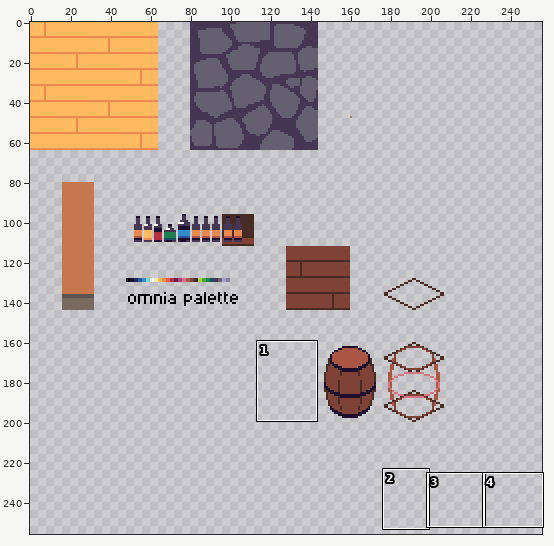
A pixel-art file gets an edit: Assets/Textures/Terrains/Workspace.aseprite. The first picture is a wide view before the edit; the outline marks the close-up.
Close-up. Before the edit:
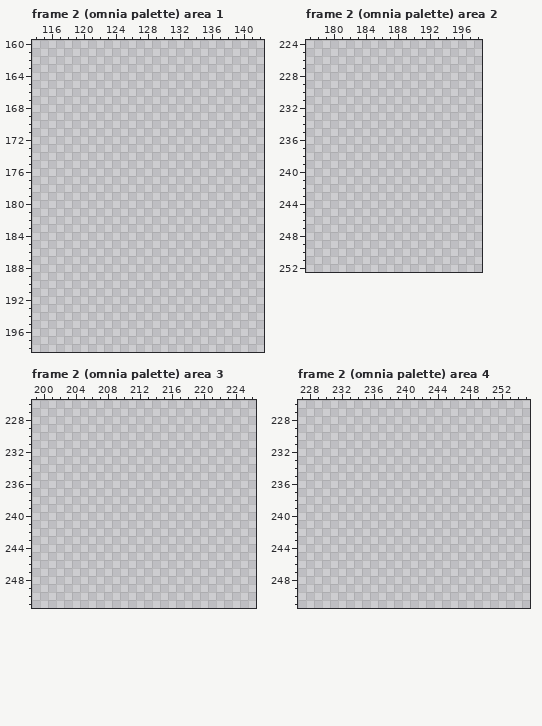
256x256 pixels, 2 frames. Colours within 5 levels of each other are drawn and written as one. Shown: frame 2 (omnia palette) area 1: x 114..142, y 160..198; frame 2 (omnia palette) area 2: x 177..198, y 224..252; frame 2 (omnia palette) area 3: x 199..226, y 226..251; frame 2 (omnia palette) area 4: x 227..255, y 226..251. The commit also changed other frames or places, which this record leaves out.
After the commit:
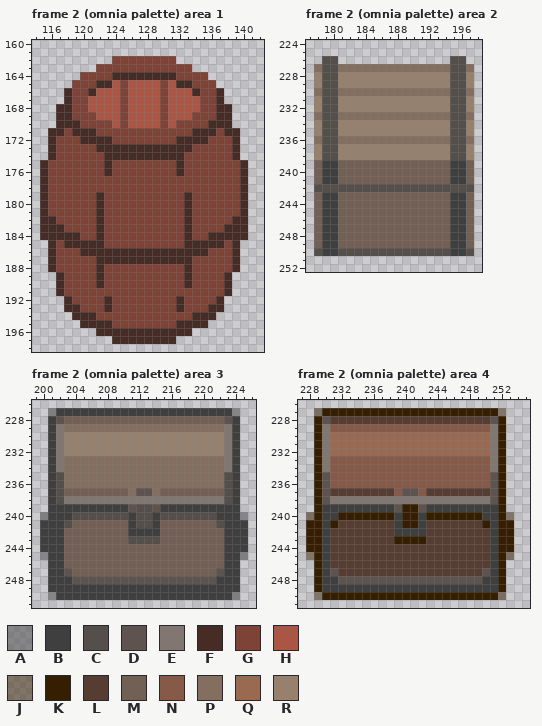
Palette (. is transparent): A #3f3f3f7f  B #3f3f3f  C #544f4b  D #5e534f  E #817670  F #472c26  G #7f4236  H #ab5645  J #361e0080  K #361e00  L #573d31  M #736055  N #865a46  P #836e5f  Q #996952  R #97816d
Edits made:
--- frame 2 (omnia palette) area 1
@@ x 114..142 @@
 161 .............................
-162 .............................
-163 .............................
-164 .............................
-165 .............................
-166 .............................
-167 .............................
-168 .............................
-169 .............................
-170 .............................
-171 .............................
-172 .............................
-173 .............................
-174 .............................
-175 .............................
-176 .............................
-177 .............................
-178 .............................
-179 .............................
-180 .............................
-181 .............................
-182 .............................
-183 .............................
-184 .............................
-185 .............................
-186 .............................
-187 .............................
-188 .............................
-189 .............................
-190 .............................
-191 .............................
-192 .............................
-193 .............................
-194 .............................
-195 .............................
-196 .............................
-197 .............................
+162 ..........GGGGGGGG...........
+163 ........GGGGGGGGGGGG.........
+164 ......GGGGFFFFFFFFGGGG.......
+165 .....GGGFFHGHHHHGHFFGGG......
+166 ....FGGFHHHGHHHHGHHHFGGF.....
+167 ....FGGHHHHGHHHHGHHHHGGF.....
+168 ...FFGGHHHHGHHHHGHHHHGGFF....
+169 ...FFGGGHHHGHHHHGHHHGGGFF....
+170 ...FFFGGGGHGHHHHGHGGGGFFF....
+171 ..FFGFFFGGGGGGGGGGGGFFFGFF...
+172 ..FGGGFFFFGGGGGGGGFFFFGGGF...
+173 ..FGGGGGFFFFFFFFFFFFGGGGGF...
+174 ..FGGGGGGFFFFFFFFFFGGGGGGF...
+175 .FGGGGGGGFGGGGGGGGFGGGGGGGF..
+176 .FGGGGGGGFGGGGGGGGFGGGGGGGF..
+177 .FGGGGGGGGGGGGGGGGGGGGGGGGF..
+178 .FGGGGGGGGGGGGGGGGGGGGGGGGF..
+179 .FGGGGGGFGGGGGGGGGGFGGGGGGF..
+180 .FGGGGGGFGGGGGGGGGGFGGGGGGF..
+181 .FGGGGGGFGGGGGGGGGGFGGGGGGF..
+182 .FFGGGGGFGGGGGGGGGGFGGGGGFF..
+183 .FFFGGGGFGGGGGGGGGGFGGGGFFF..
+184 .FFFFFGGFGGGGGGGGGGFGGFFFFF..
+185 ..FGFFFFFGGGGGGGGGGFFFFFGF...
+186 ..FGGGFFFFFFFFFFFFFFFFGGGF...
+187 ..FGGGGGFFFFFFFFFFFFGGGGGF...
+188 ..FGGGGGFGGGGGGGGGGFGGGGGF...
+189 ...FGGGGFGGGGGGGGGGFGGGGF....
+190 ...FGGGGFGGGGGGGGGGFGGGGF....
+191 ...FGGGGGGGGGGGGGGGGGGGGF....
+192 ....FGGGGFGGGGGGGGFGGGGF.....
+193 ....FFGGGFGGGGGGGGFGGGFF.....
+194 .....FFFGGGGGGGGGGGGFFF......
+195 ......FFFFGGGGGGGGFFFF.......
+196 ........FFFFFFFFFFFF.........
+197 ..........FFFFFFFF...........
 198 .............................
--- frame 2 (omnia palette) area 2
@@ x 177..198 @@
 225 ......................
-226 ......................
-227 ......................
-228 ......................
-229 ......................
-230 ......................
-231 ......................
-232 ......................
-233 ......................
-234 ......................
-235 ......................
-236 ......................
-237 ......................
-238 ......................
-239 ......................
-240 ......................
-241 ......................
-242 ......................
-243 ......................
-244 ......................
-245 ......................
-246 ......................
-247 ......................
-248 ......................
-249 ......................
-250 ......................
+226 ..CC..............CC..
+227 .PCCPPPPPPPPPPPPPPCCP.
+228 .RCCRRRRRRRRRRRRRRCCR.
+229 .RCCRRRRRRRRRRRRRRCCR.
+230 .PCCPPPPPPPPPPPPPPCCP.
+231 .RCCRRRRRRRRRRRRRRCCR.
+232 .RCCRRRRRRRRRRRRRRCCR.
+233 .PCCPPPPPPPPPPPPPPCCP.
+234 .RCCRRRRRRRRRRRRRRCCR.
+235 .RCCRRRRRRRRRRRRRRCCR.
+236 .PCCPPPPPPPPPPPPPPCCP.
+237 .RCCRRRRRRRRRRRRRRCCR.
+238 .RCCRRRRRRRRRRRRRRCCR.
+239 .MBBMMMMMMMMMMMMMMBBM.
+240 .MBBMMMMMMMMMMMMMMBBM.
+241 .MBBMMMMMMMMMMMMMMBBM.
+242 .CCCCCCCCCCCCCCCCCCCC.
+243 .MBBMMMMMMMMMMMMMMBBM.
+244 .MBBMMMMMMMMMMMMMMBBM.
+245 .MBBMMMMMMMMMMMMMMBBM.
+246 .MBBMMMMMMMMMMMMMMBBM.
+247 .MBBMMMMMMMMMMMMMMBBM.
+248 .MBBMMMMMMMMMMMMMMBBM.
+249 .MBBMMMMMMMMMMMMMMBBM.
+250 .CBBCCCCCCCCCCCCCCBBC.
 251 ......................
--- frame 2 (omnia palette) area 3
@@ x 199..226 @@
 226 ............................
-227 ............................
-228 ............................
-229 ............................
-230 ............................
-231 ............................
-232 ............................
-233 ............................
-234 ............................
-235 ............................
-236 ............................
-237 ............................
-238 ............................
-239 ............................
-240 ............................
-241 ............................
-242 ............................
-243 ............................
-244 ............................
-245 ............................
-246 ............................
-247 ............................
-248 ............................
-249 ............................
-250 ............................
+227 ..ABBBBBBBBBBBBBBBBBBBBBBA..
+228 ..BDMMMMMMMMMMMMMMMMMMMMDB..
+229 ..BEPPPPPPPPPPPPPPPPPPPPEB..
+230 ..BERRRRRRRRRRRRRRRRRRRREB..
+231 ..BERRRRRRRRRRRRRRRRRRRREB..
+232 ..BERRRRRRRRRRRRRRRRRRRREB..
+233 ..BEPPPPPPPPPPPPPPPPPPPPEB..
+234 ..BEPPPPPPPPPPPPPPPPPPPPEB..
+235 ..BCPPPPPPPPPPPPPPPPPPPPCB..
+236 ..BCPPPPPPPPPPPPPPPPPPPPCB..
+237 ..BCMMMMMMMMPDDPMMMMMMMMCB..
+238 ..BCEEEEEEEEEEEEEEEEEEEECB..
+239 ..BBBBBBBBBBDCCDBBBBBBBBBB..
+240 .ABBBCCCCCCCBCCBCCCCCCCBBBA.
+241 .BBBCMMMMMMMBCCBMMMMMMMCBBB.
+242 .BBBMMMMMMMMBBBBMMMMMMMMBBB.
+243 .BBBMMMMMMMMCCCCMMMMMMMMBBB.
+244 .BBBMMMMMMMMMMMMMMMMMMMMBBB.
+245 .ABBMMMMMMMMMMMMMMMMMMMMBBA.
+246 ..BBMMMMMMMMMMMMMMMMMMMMBB..
+247 ..BBDMMMMMMMMMMMMMMMMMMDBB..
+248 ..BBBDDDDDDDDDDDDDDDDDDBBB..
+249 ..BBBBBBBBBBBBBBBBBBBBBBBB..
+250 ..ABBBBBBBBBBBBBBBBBBBBBBA..
 251 ............................
--- frame 2 (omnia palette) area 4
@@ x 227..255 @@
 226 .............................
-227 .............................
-228 .............................
-229 .............................
-230 .............................
-231 .............................
-232 .............................
-233 .............................
-234 .............................
-235 .............................
-236 .............................
-237 .............................
-238 .............................
-239 .............................
-240 .............................
-241 .............................
-242 .............................
-243 .............................
-244 .............................
-245 .............................
-246 .............................
-247 .............................
-248 .............................
-249 .............................
-250 .............................
+227 ..JKKKKKKKKKKKKKKKKKKKKKKJ...
+228 ..KDLLLLLLLLLLLLLLLLLLLLDK...
+229 ..KENNNNNNNNNNNNNNNNNNNNEK...
+230 ..KEQQQQQQQQQQQQQQQQQQQQEK...
+231 ..KEQQQQQQQQQQQQQQQQQQQQEK...
+232 ..KEQQQQQQQQQQQQQQQQQQQQEK...
+233 ..KENNNNNNNNNNNNNNNNNNNNEK...
+234 ..KENNNNNNNNNNNNNNNNNNNNEK...
+235 ..KDNNNNNNNNNNNNNNNNNNNNDK...
+236 ..KDNNNNNNNNNNNNNNNNNNNNDK...
+237 ..KDLLLLLLLLNDDNLLLLLLLLDK...
+238 ..KDEEEEEEEEEEEEEEEEEEEEDK...
+239 ..KBBBBBBBBBDKKDBBBBBBBBBK...
+240 .JKBBKKKKKKKBKKBKKKKKKKBBKJ..
+241 .KKBKLLLLLLLBKKBLLLLLLLKBKK..
+242 .KKBLLLLLLLLBBBBLLLLLLLLBKK..
+243 .KKBLLLLLLLLKKKKLLLLLLLLBKK..
+244 .KKBLLLLLLLLLLLLLLLLLLLLBKK..
+245 .JKBLLLLLLLLLLLLLLLLLLLLBKJ..
+246 ..KBLLLLLLLLLLLLLLLLLLLLBK...
+247 ..KBDLLLLLLLLLLLLLLLLLLDBK...
+248 ..KBBDDDDDDDDDDDDDDDDDDBBK...
+249 ..KBBBBBBBBBBBBBBBBBBBBBBK...
+250 ..JKKKKKKKKKKKKKKKKKKKKKKJ...
 251 .............................
Pixel boxes of the changes (left, top, right, bottom) in both close-ups:
added: (40, 56, 248, 344)
added: (314, 56, 474, 256)
added: (40, 408, 248, 600)
added: (306, 408, 514, 600)
